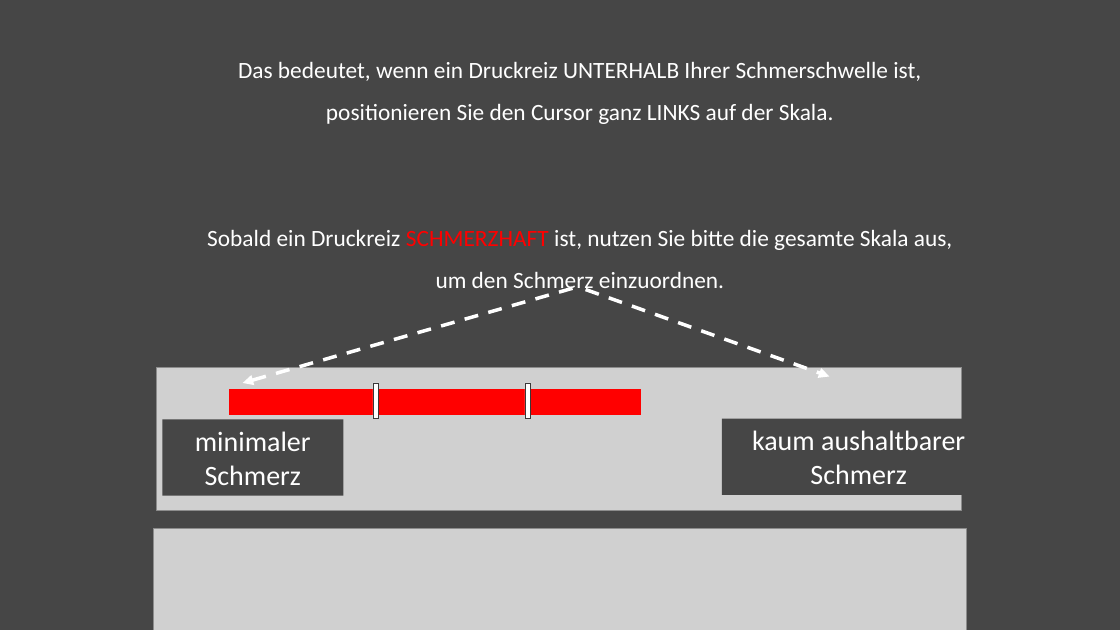
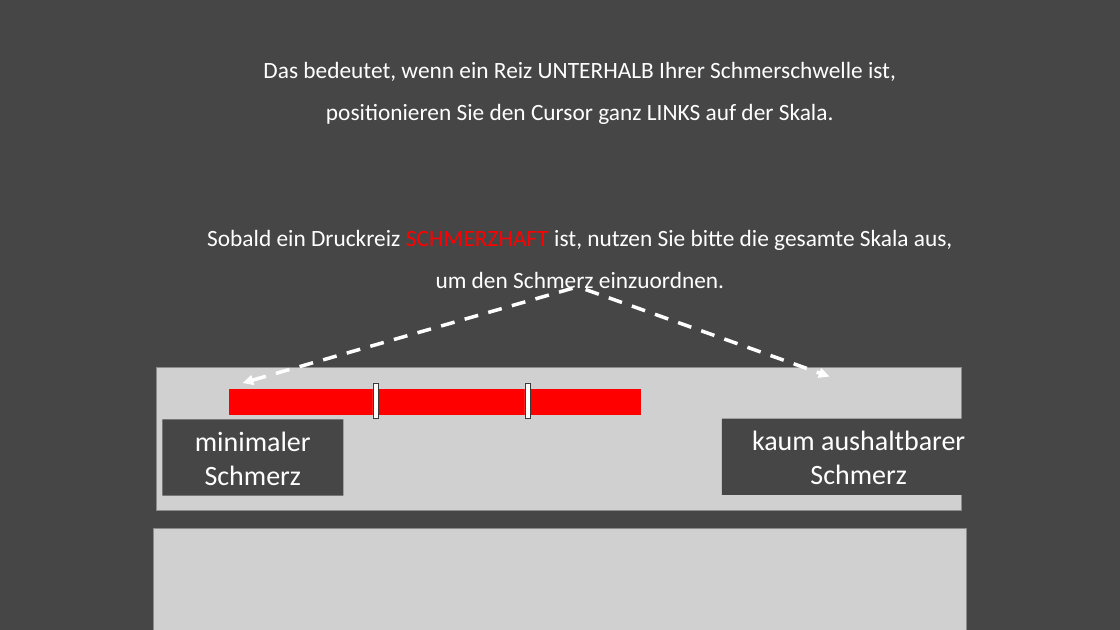
Before and after one commit to Nian-Jingqing/PEEP_fMRI, a slide deck: slide 12 of utils/img/VAS_Paradigm_Visuals.pptx (slide 10 before the commit). Drawn at 1120x630 pixels with LibreOffice and Linux fonts; fonts in the diff are those of the drawing; grey boxes stand for pictures. Boxes give left, top, right and bottom in pixels: in the first picture for what was removed or moved away, otherwise in the second. Text is boxed around its words. In the diff, an @@ line names an element or a change of style, - is before the commit and + after.

```diff
--- a/utils/img/VAS_Paradigm_Visuals.pptx
+++ b/utils/img/VAS_Paradigm_Visuals.pptx
@@ text at (x1=263, y1=62, x2=896, y2=124): text changed @@
-Das bedeutet, wenn ein Druckreiz UNTERHALB Ihrer Schmerschwelle ist, positionieren Sie den Cursor ganz LINKS auf der Skala.
+Das bedeutet, wenn ein Reiz UNTERHALB Ihrer Schmerschwelle ist, positionieren Sie den Cursor ganz LINKS auf der Skala.
```
Also in this commit, not shown: 1 other slide changed, 2 slides added, 19 other files.
